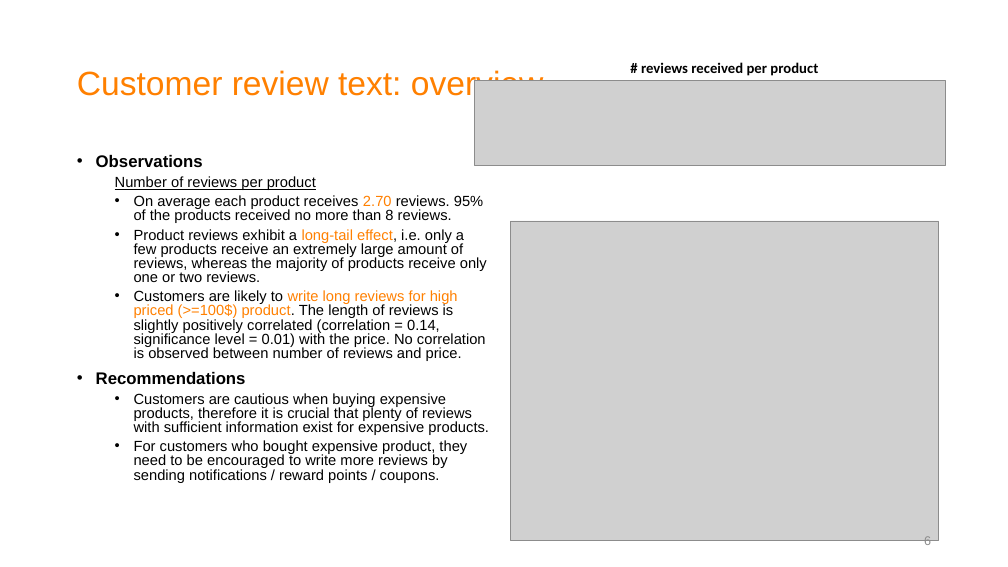
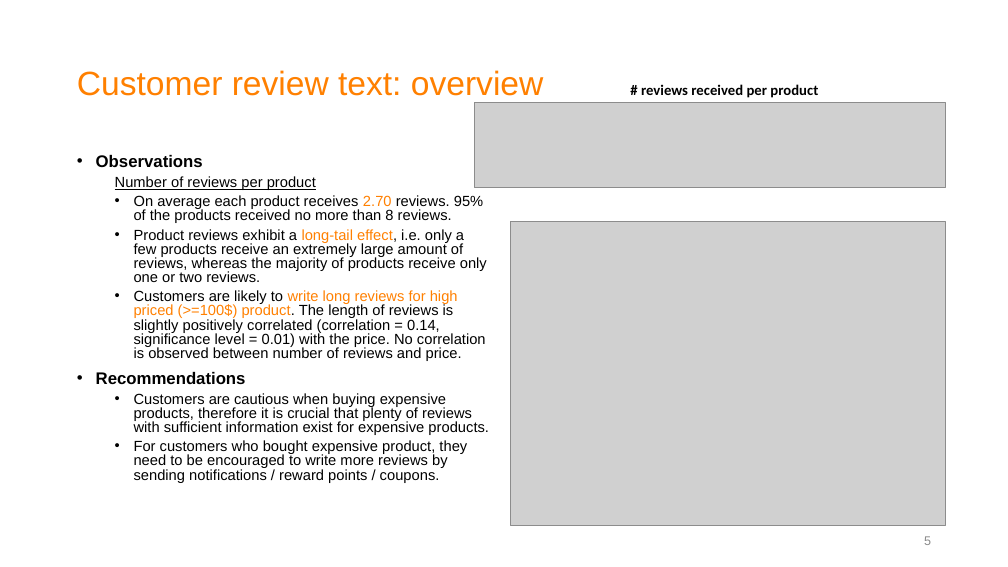
Before and after one commit to joyceXD/product-review, a slide deck: slide 5 of presentation/Product review analysis.pptx (slide 6 before the commit). Drawn at 1008x567 pixels with LibreOffice and Linux fonts; fonts in the diff are those of the drawing; grey boxes stand for pictures. Boxes give left, top, right and bottom in pixels: in the first picture for what was removed or moved away, otherwise in the second. Text is boxed around its words. In the diff, an @@ line names an element or a change of style, - is before the commit and + after.

```diff
--- a/presentation/Product review analysis.pptx
+++ b/presentation/Product review analysis.pptx
@@ text "# reviews received per product": place and size @@
-text "# reviews received per product" at [641, 62, 818, 76]
+text "# reviews received per product" at [641, 84, 818, 98]
@@ picture: place and size @@
-picture at [474, 80, 945, 166]
+picture at [474, 103, 945, 188]
@@ picture: place and size @@
-picture at [510, 221, 939, 541]
+picture at [510, 222, 945, 526]
@@ page number at [924, 536, 931, 545]: text changed @@
-6
+5
```
Also in this commit, not shown: 2 other slides changed, 1 slide added, 13 other files.
